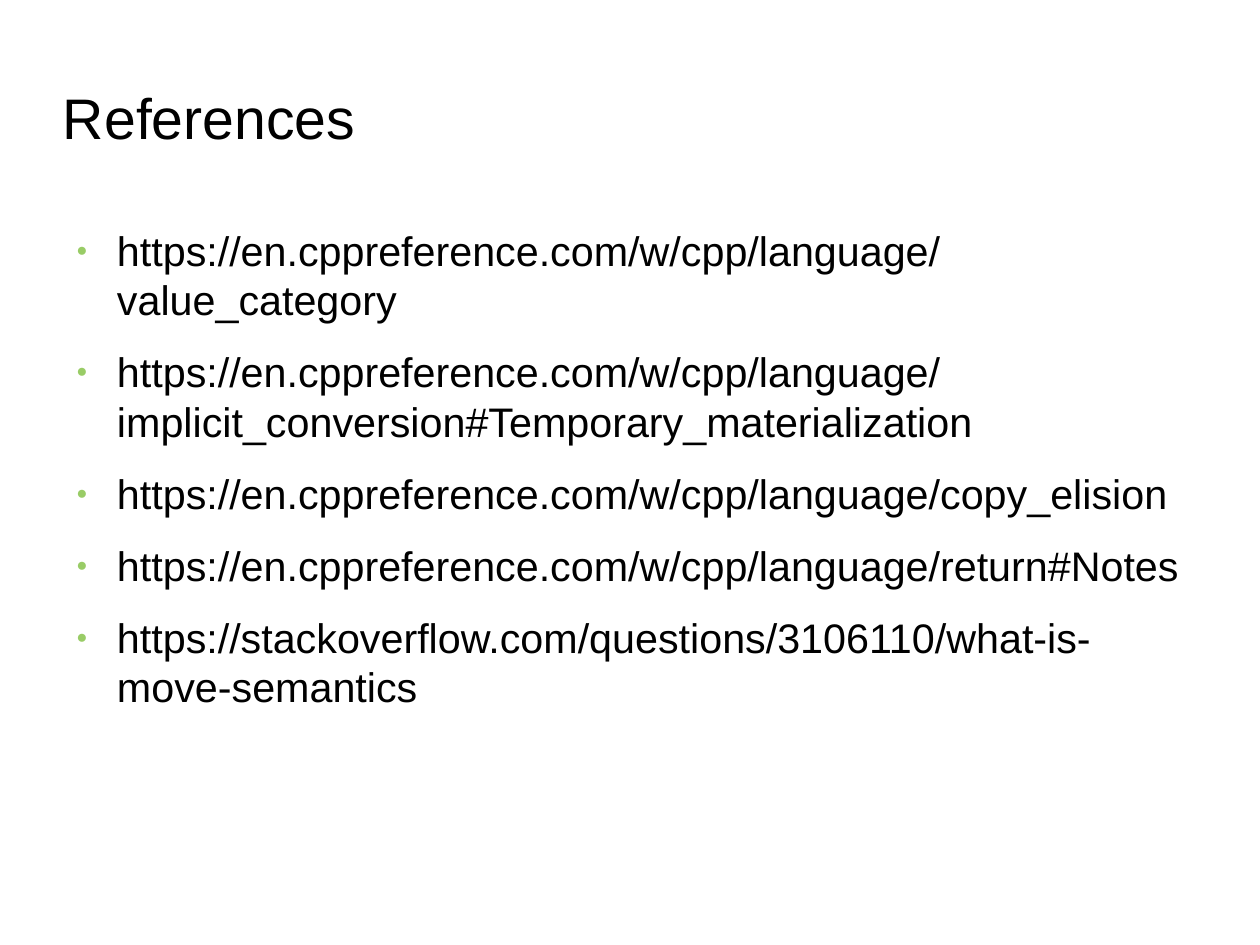
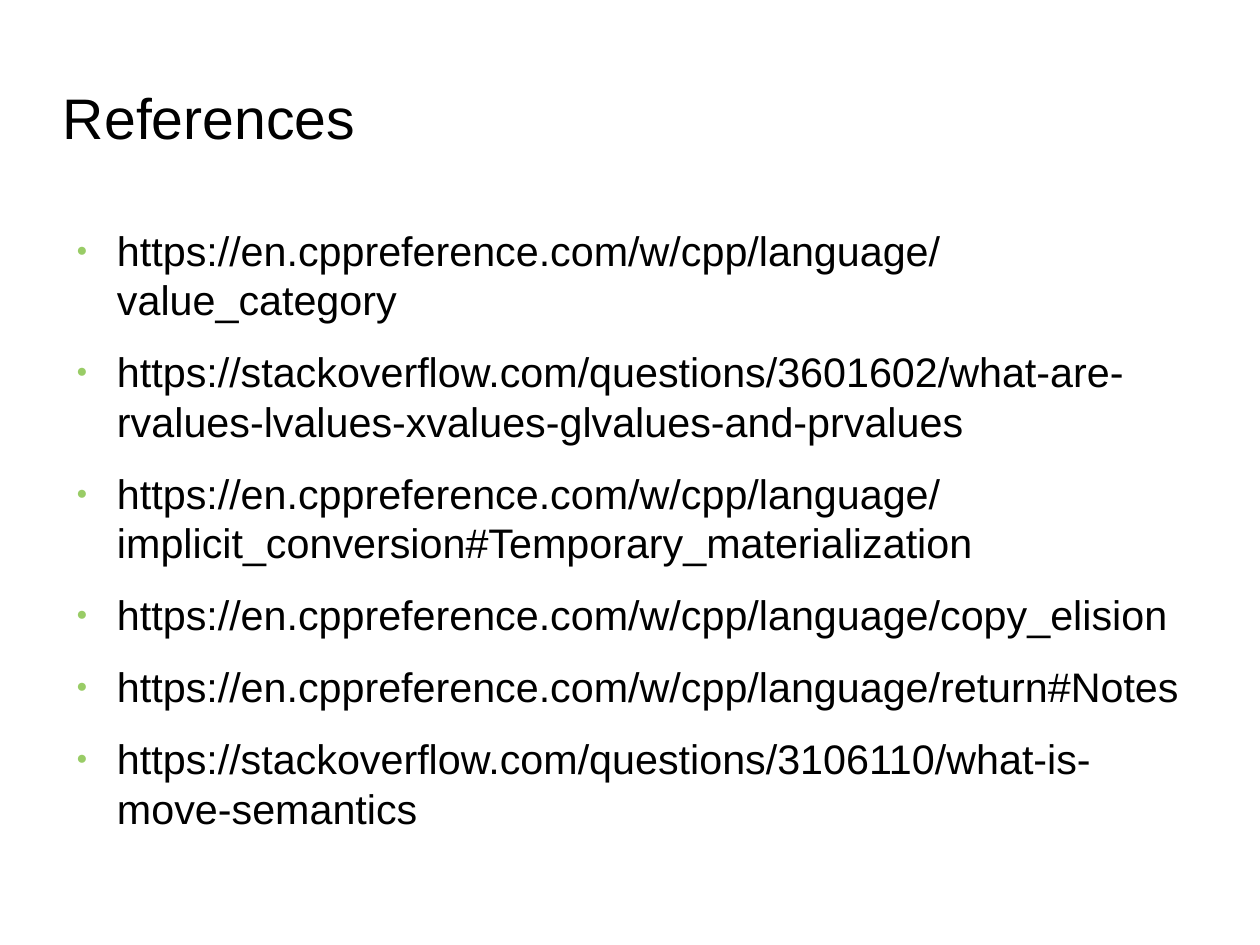
Before and after one commit to FranckRJ/CPP-trainings, a slide deck: slide 1 of traning-move.odp. Drawn at 1260x945 pixels with LibreOffice and Linux fonts; fonts in the diff are those of the drawing; background and template pictures are left out. Boxes give left, top, right and bottom in pixels: in the first picture for what was removed or moved away, otherwise in the second. Text is boxed around its words. In the diff, an @@ line names an element or a change of style, - is before the commit and + after.

```diff
--- a/traning-move.odp
+++ b/traning-move.odp
@@ text at (117,357,1124,445): paragraph added @@
+● https://stackoverflow.com/questions/3601602/what-are-rvalues-lvalues-xvalues-glvalues-and-prvalues
```
Also in this commit, not shown: 6 other slides changed, 1 other file.
